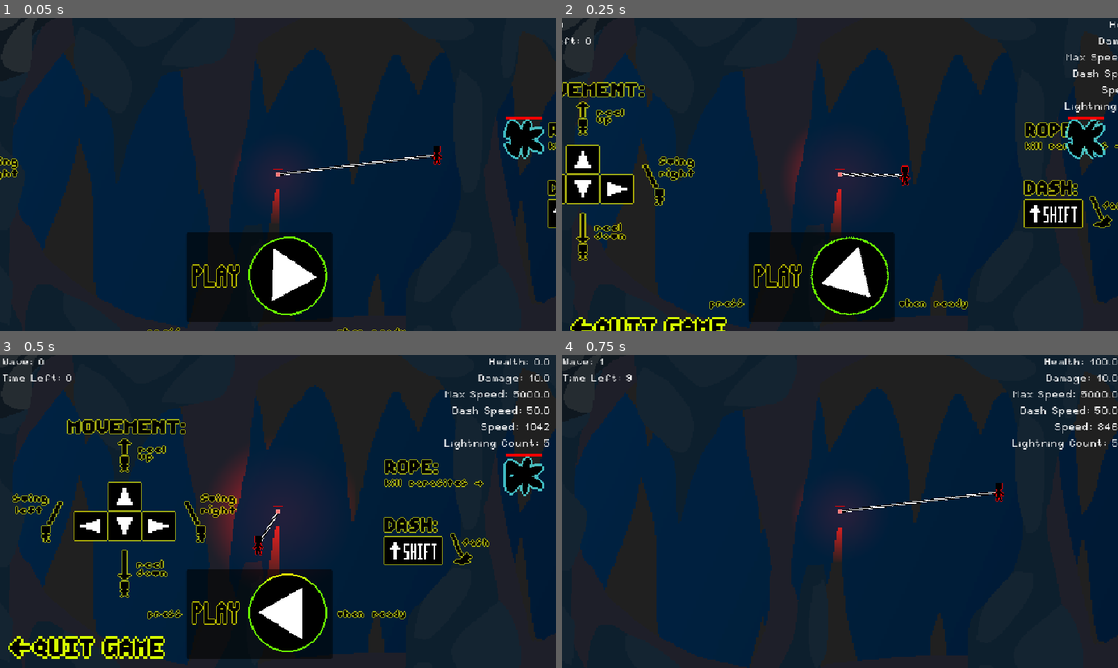
Above: before the commit, frames 1-4 (two rows, left to right).
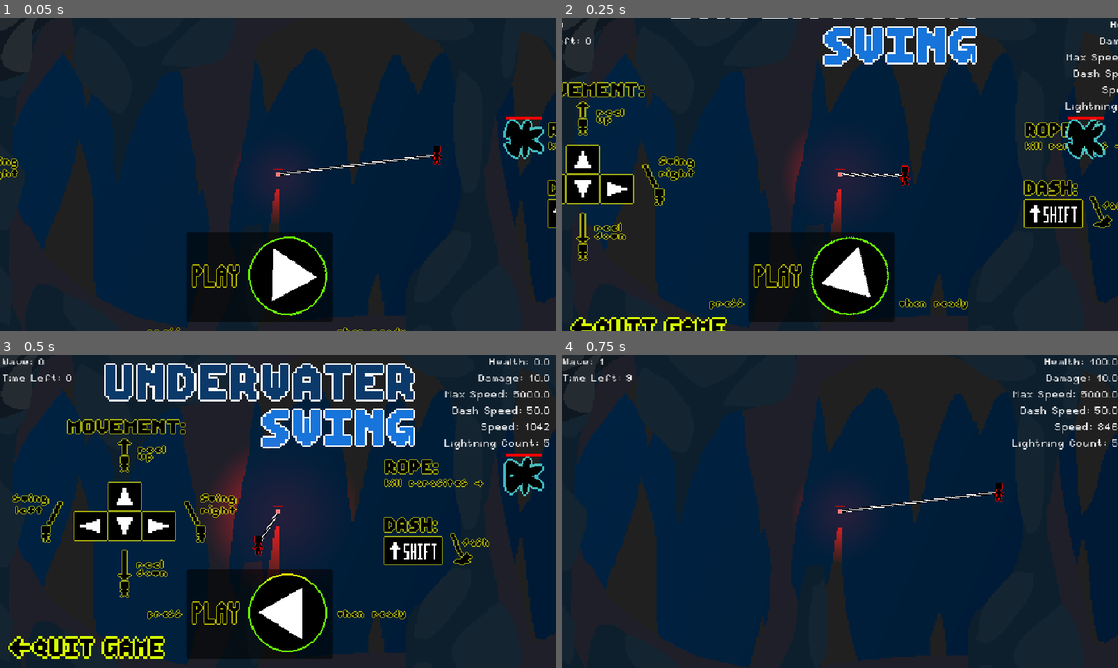
Above: after the commit, the same moments.

Repository: Blulow/majorjam
Game: Godot game, scene res://scenes/game/start.tscn
Two runs of this game, one before a commit and one after it. Both use one fixed random seed, a clock stepped at 60 frames per second and the inputs below.
Inputs (mouse positions are in pixels of both pictures, inside the frame that each line leads up to):
- Up to frame 1 (0.05 s): no input
- Up to frame 2 (0.25 s): no input
- Up to frame 3 (0.5 s): no input
- Up to frame 4 (0.75 s): click (851, 611) at 0.5 s

Frame 1 is identical in both runs. In frame 2, 3.0% of the frame differs, in the area x 19-100%, y 0-31%; in frame 3, 8.1%, in the area x 18-75%, y 2-30%; in frame 4, nothing differs.

Commit message:
add: game title

Diff:
--- a/scenes/game/start.tscn
+++ b/scenes/game/start.tscn
@@ -26,6 +26,7 @@
 [ext_resource type="FontFile" uid="uid://buq328gvtjmum" path="res://assets/fonts/BluFont.ttf" id="10_fbgn1"]
 [ext_resource type="PackedScene" uid="uid://drnmq1qbgf1m6" path="res://scenes/components/movement/controlled_movement.tscn" id="11_b5cym"]
 [ext_resource type="Script" uid="uid://b6dt3bm7uy2u8" path="res://scripts/game/quit_button.gd" id="11_fbgn1"]
+[ext_resource type="Texture2D" uid="uid://crd3bfbdia4hy" path="res://assets/images/ui/game_title.png" id="12_2pvtu"]
 [ext_resource type="PackedScene" uid="uid://boayvolsjwh44" path="res://scenes/components/movement/speed_limit.tscn" id="12_smf6k"]
 [ext_resource type="Script" uid="uid://ck3k2lind41v4" path="res://scripts/game/player/player_animator.gd" id="13_l78sk"]
 [ext_resource type="PackedScene" uid="uid://bv44pj8q4xpe3" path="res://scenes/game/rope.tscn" id="14_0qnm6"]
@@ -141,6 +142,18 @@
 "update": 0,
 "values": [Vector2(0, 0)]
 }
+tracks/8/type = "value"
+tracks/8/imported = false
+tracks/8/enabled = true
+tracks/8/path = NodePath("Guide/GameTitle:position")
+tracks/8/interp = 1
+tracks/8/loop_wrap = true
+tracks/8/keys = {
+"times": PackedFloat32Array(0),
+"transitions": PackedFloat32Array(1),
+"update": 0,
+"values": [Vector2(174, 8)]
+}
 
 [sub_resource type="Animation" id="Animation_smf6k"]
 resource_name = "start"
@@ -240,6 +253,18 @@
 "update": 0,
 "values": [Vector2(-170.35, 0), Vector2(2.565, 0)]
 }
+tracks/8/type = "value"
+tracks/8/imported = false
+tracks/8/enabled = true
+tracks/8/path = NodePath("Guide/GameTitle:position")
+tracks/8/interp = 1
+tracks/8/loop_wrap = true
+tracks/8/keys = {
+"times": PackedFloat32Array(0, 0.43333334),
+"transitions": PackedFloat32Array(1, 1),
+"update": 0,
+"values": [Vector2(174, -176.805), Vector2(174, 7.805)]
+}
 
 [sub_resource type="AnimationLibrary" id="AnimationLibrary_l78sk"]
 _data = {
@@ -551,7 +576,7 @@
 anchor_bottom = 0.5
 offset_left = 190.0
 offset_top = -92.0
-offset_right = 248.00061
+offset_right = 248.0
 offset_bottom = -75.0
 grow_horizontal = 2
 grow_vertical = 2
@@ -577,6 +602,26 @@
 grow_vertical = 2
 scale = Vector2(3, 3)
 texture = ExtResource("5_wtjof")
+
+[node name="GameTitle" type="TextureRect" parent="Guide" unique_id=1429148709]
+material = SubResource("ShaderMaterial_emvee")
+instance_shader_parameters/alpha = 1.0
+instance_shader_parameters/border_thickness = 1.0000000475
+instance_shader_parameters/glow_color = Color(1, 1, 1, 1)
+instance_shader_parameters/glow_intensity = 6.854000325565
+anchors_preset = 8
+anchor_left = 0.5
+anchor_top = 0.5
+anchor_right = 0.5
+anchor_bottom = 0.5
+offset_left = -306.0
+offset_top = -262.0
+offset_right = -123.0
+offset_bottom = -208.99994
+grow_horizontal = 2
+grow_vertical = 2
+scale = Vector2(3, 3)
+texture = ExtResource("12_2pvtu")
 
 [node name="Panel" type="Panel" parent="Guide" unique_id=361376186]
 modulate = Color(0.3203125, 0.3203125, 0.3203125, 1)
@@ -639,7 +684,7 @@
 anchor_left = 1.0
 anchor_right = 1.0
 offset_left = -169.0
-offset_right = 51.0
+offset_right = 51.000122
 offset_bottom = 164.0
 grow_horizontal = 0
 
Binary file added: assets/images/ui/game_title.png
Not shown, added: assets/images/ui/game_title.png.import
